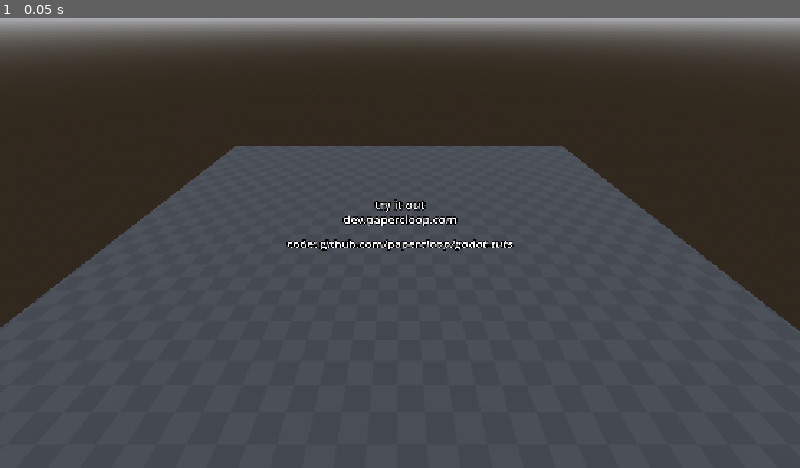
Above: before the commit, frame 1.
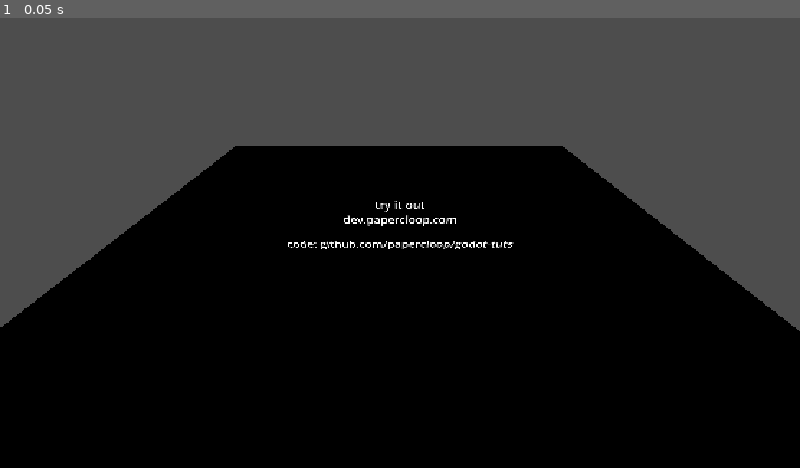
Above: after the commit, the same moment.

Repository: papercloop/godot-tuts
Game: Godot game, scene res://main.tscn
The game is run twice, just before and just after one commit, with the same random seed, the same clock (stepped at 60 frames per second) and the same inputs.
Inputs:
- Up to frame 1 (0.05 s): no input

The runs differ from the first frame. In frame 1, 95% of the frame differs, in the area x 0-100%, y 0-100%.

Commit message:
test

Diff:
--- a/main.tscn
+++ b/main.tscn
@@ -1,31 +1,12 @@
 [gd_scene format=3 uid="uid://56ubj0ejwbj1"]
 
 [ext_resource type="Texture2D" uid="uid://cp0jar8wltmxm" path="res://PNG/Dark/texture_08.png" id="1_ig7tw"]
-
-[sub_resource type="ProceduralSkyMaterial" id="ProceduralSkyMaterial_ig7tw"]
-sky_horizon_color = Color(0.66224277, 0.6717428, 0.6867428, 1)
-ground_horizon_color = Color(0.66224277, 0.6717428, 0.6867428, 1)
-
-[sub_resource type="Sky" id="Sky_0xm2m"]
-sky_material = SubResource("ProceduralSkyMaterial_ig7tw")
-
-[sub_resource type="Environment" id="Environment_h2yge"]
-background_mode = 2
-sky = SubResource("Sky_0xm2m")
-glow_enabled = true
 
 [sub_resource type="StandardMaterial3D" id="StandardMaterial3D_0xm2m"]
 albedo_texture = ExtResource("1_ig7tw")
 uv1_triplanar = true
 
 [node name="main" type="Node3D" unique_id=2112397449]
-
-[node name="WorldEnvironment" type="WorldEnvironment" parent="." unique_id=154014319]
-environment = SubResource("Environment_h2yge")
-
-[node name="DirectionalLight3D" type="DirectionalLight3D" parent="." unique_id=1535822028]
-transform = Transform3D(-0.8660254, -0.43301278, 0.25, 0, 0.49999997, 0.86602545, -0.50000006, 0.75, -0.43301266, 0, 0, 0)
-shadow_enabled = true
 
 [node name="CSGBox3D" type="CSGBox3D" parent="." unique_id=1038073006]
 transform = Transform3D(1, 0, 0, 0, 1, 0, 0, 0, 1, -0.024199963, -0.1401403, 0.65765905)
